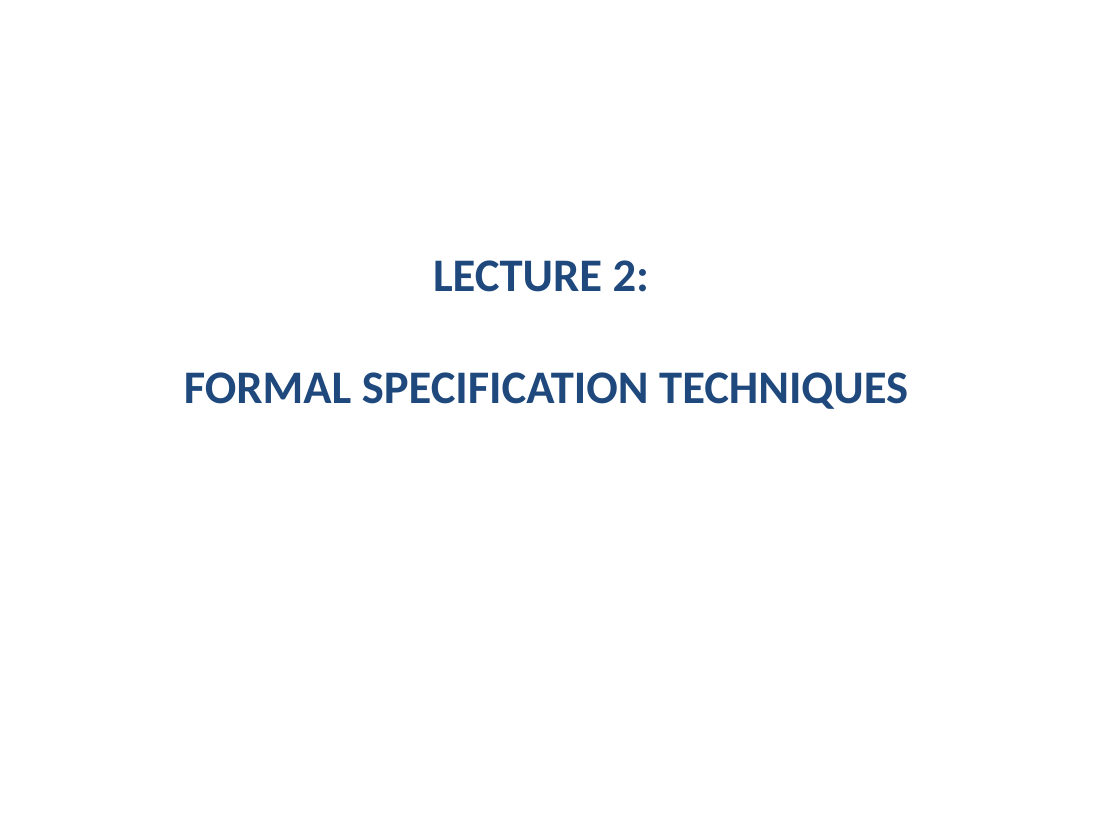
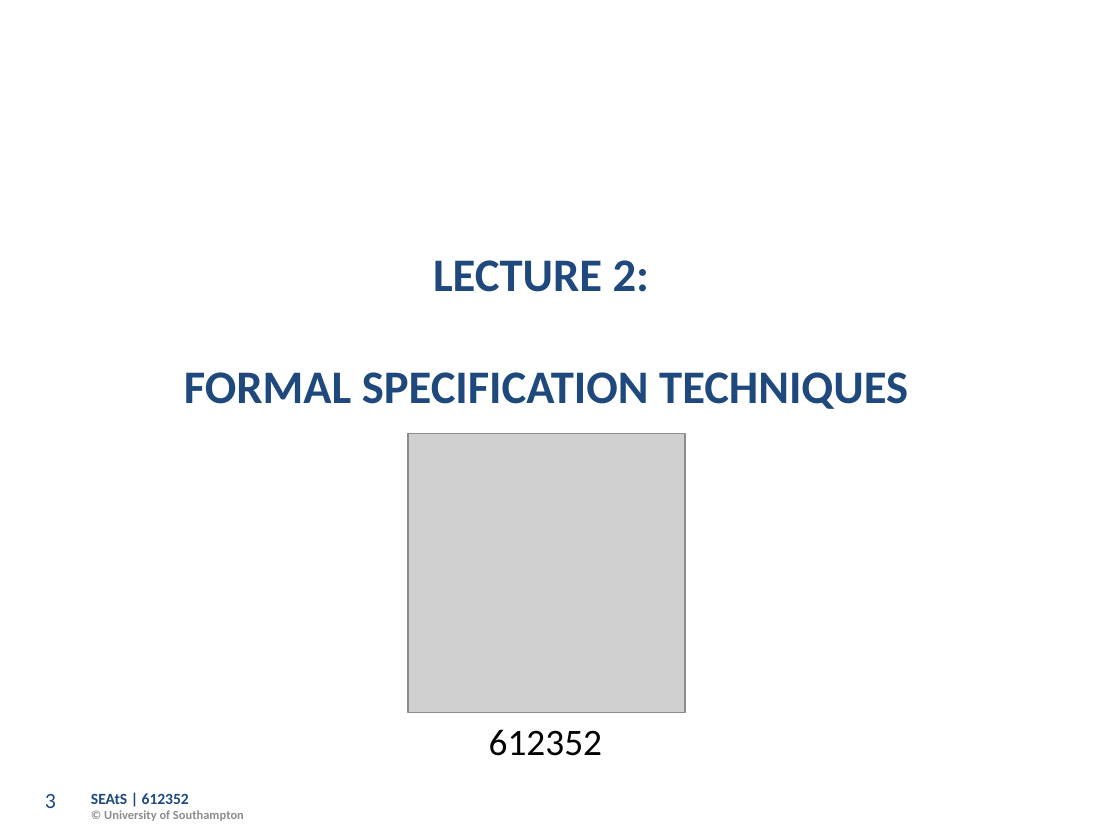
Before and after one commit to Dr-AlHashimy/Module_AICE2005_2627, a slide deck: slide 3 of html/COMP-_L4.2_PreLec.pptx. Drawn at 1120x840 pixels with LibreOffice and Linux fonts; fonts in the diff are those of the drawing; grey boxes stand for pictures; background and template pictures are left out. Boxes give left, top, right and bottom in pixels: in the first picture for what was removed or moved away, otherwise in the second. Text is boxed around its words. In the diff, an @@ line names an element or a change of style, - is before the commit and + after.

```diff
--- a/html/COMP-_L4.2_PreLec.pptx
+++ b/html/COMP-_L4.2_PreLec.pptx
@@ picture added at (408, 433, 684, 712) @@
@@ text added at (489, 729, 602, 756), 24 pt, text #000000 @@
+612352
@@ page number added at (45, 794, 56, 808), 14 pt, text #1F497D @@
+3
@@ text added at (91, 793, 244, 821), 8 pt, text #8C8C8C, bold @@
+SEAtS | 612352
+© University of Southampton
```
Also in this commit, not shown: 21 other slides changed, 1 slide added, 10 other files.
